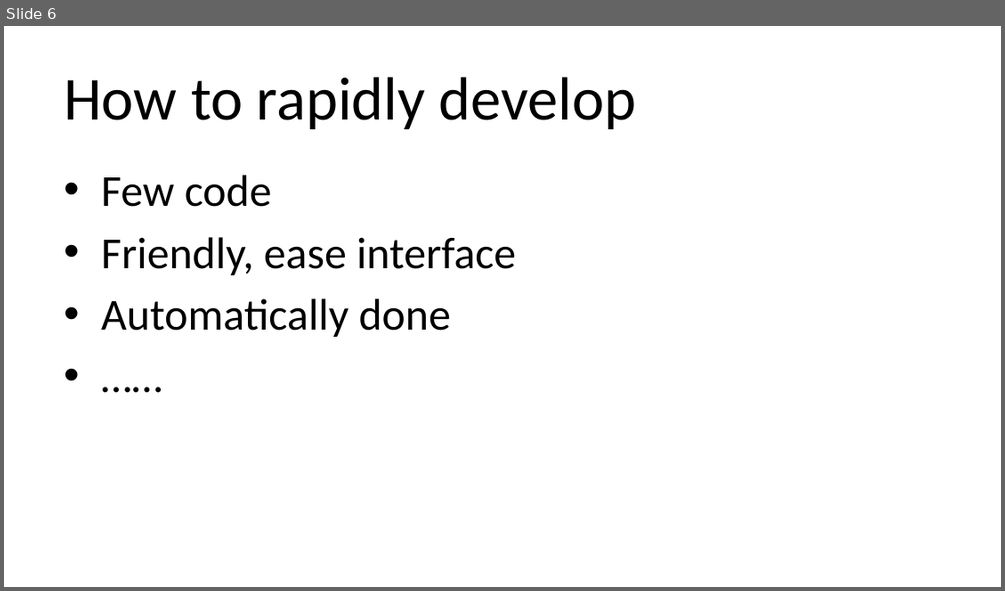
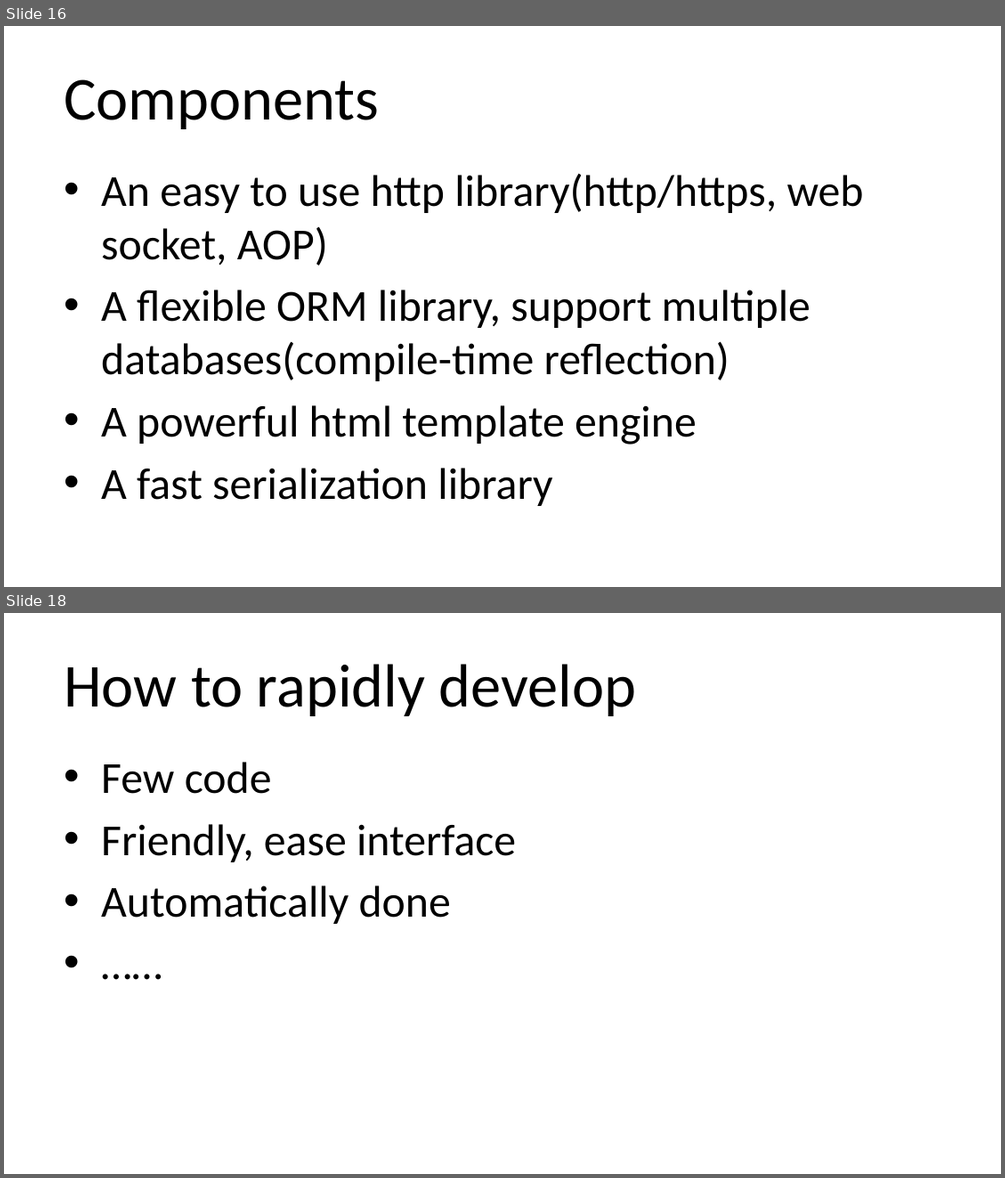
Before and after one commit to qicosmos/cppcon2018, a slide deck: cppcon2018.pptx. Shown one above the other, each under a label of ours: slide 6 before the commit, slides 16 and 18 after it; the slides between them are not shown. The pictures are 1005x591 and 1005x1178 pixels, drawn with LibreOffice and Linux fonts; fonts in the diff are those of the drawing. Boxes give left, top, right and bottom in pixels: in the first picture for what was removed or moved away, otherwise in the second. Text is boxed around its words. In the diff, an @@ line names an element or a change of style, - is before the commit and + after.

```diff
--- a/cppcon2018.pptx
+++ b/cppcon2018.pptx
@@ slide 16 added at box(4, 26, 1001, 587), background #FFFFFF @@
@@ title added at box(64, 79, 379, 129), 44 pt, text #000000 @@
+Components
@@ text added at box(101, 174, 864, 506), 32 pt, text #000000 @@
+• An easy to use http library(http/https, web socket, AOP)
+• A flexible ORM library, support multiple databases(compile-time reflection)
+• A powerful html template engine
+• A fast serialization library
@@ what was slide 6 is now slide 18 @@
```
Also in this commit, not shown: 5 slides changed, 11 other slides added.
